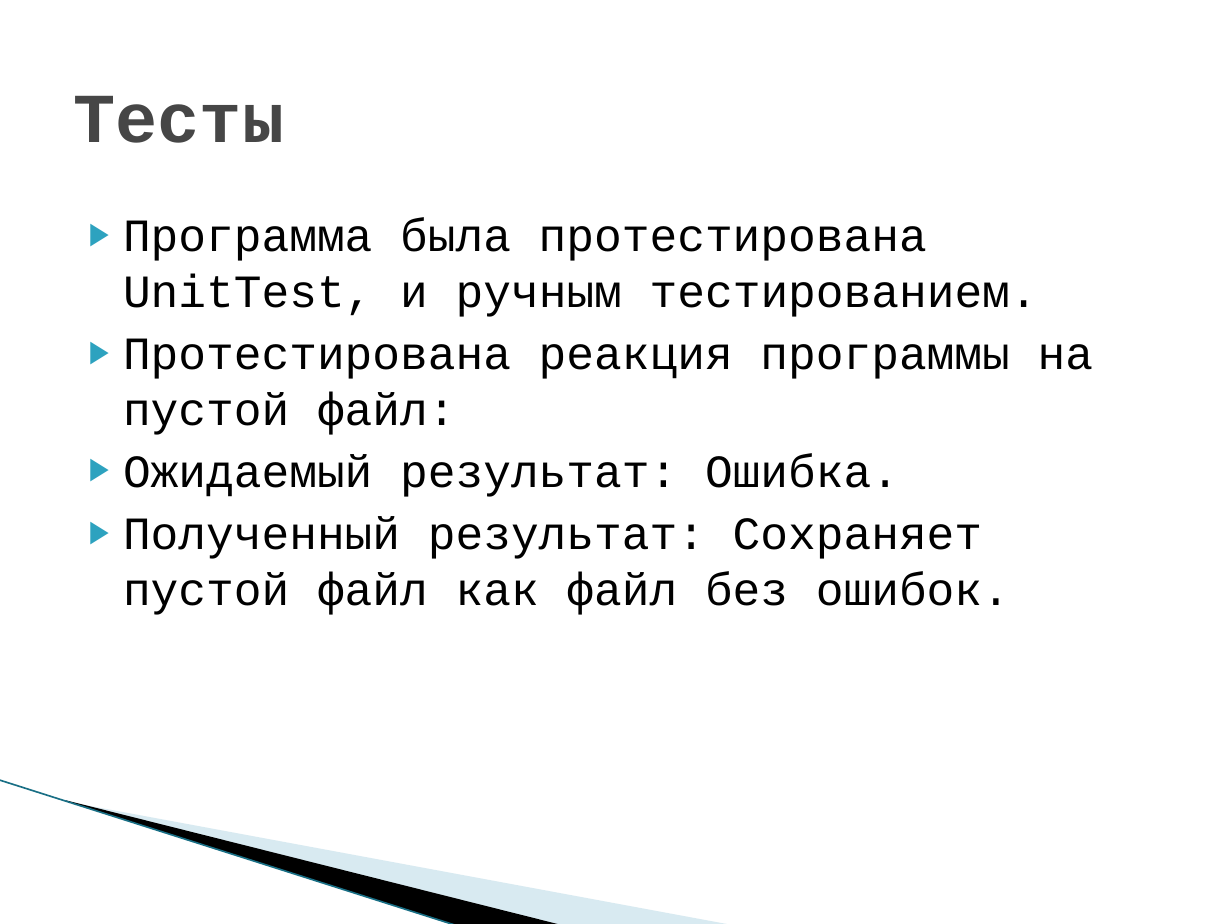
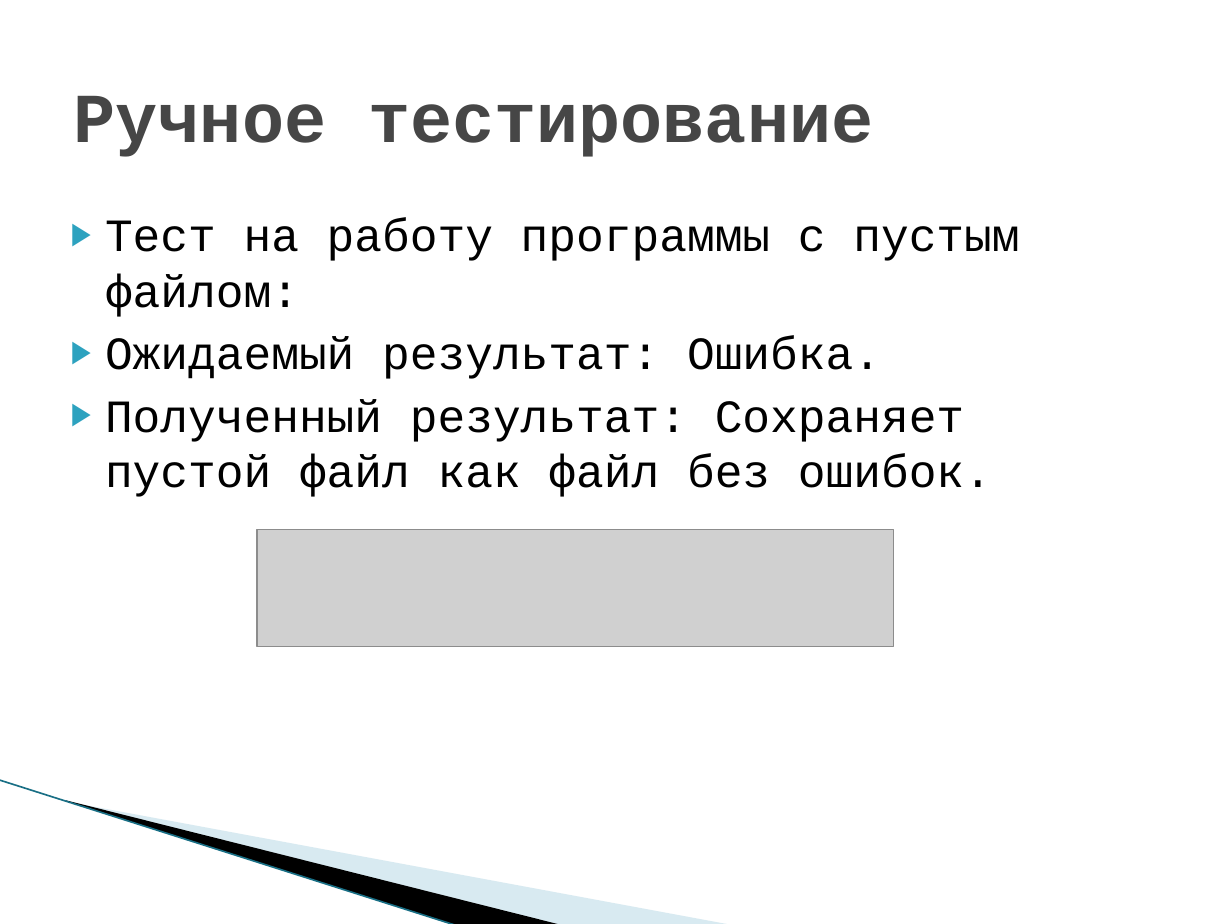
Before and after one commit to Course-and-Co/Excel-and-Cisharp, a slide deck: slide 9 of Презентация.pptx (slide 7 before the commit). Drawn at 1232x924 pixels with LibreOffice and Linux fonts; fonts in the diff are those of the drawing; grey boxes stand for pictures; background and template pictures are left out. Boxes give left, top, right and bottom in pixels: in the first picture for what was removed or moved away, otherwise in the second. Text is boxed around its words. In the diff, an @@ line names an element or a change of style, - is before the commit and + after.

```diff
--- a/Презентация.pptx
+++ b/Презентация.pptx
@@ title at (74,96,873,157): text changed @@
-Тесты
+Ручное тестирование
@@ text "Тест на работу программы с ...": place and size @@
-text "Тест на работу программы с ..." at (123,218,1093,615)
+text "Тест на работу программы с ..." at (105,218,1019,497)
@@ text at (105,218,1019,317): text changed @@
-▶ Программа была протестирована UnitTest, и ручным тестированием.
-▶ Протестирована реакция программы на пустой файл:
+▶ Тест на работу программы с пустым файлом:
@@ picture added at (257,530,894,646) @@
```
Also in this commit, not shown: 8 other slides changed, 3 slides added, 5 other files.
